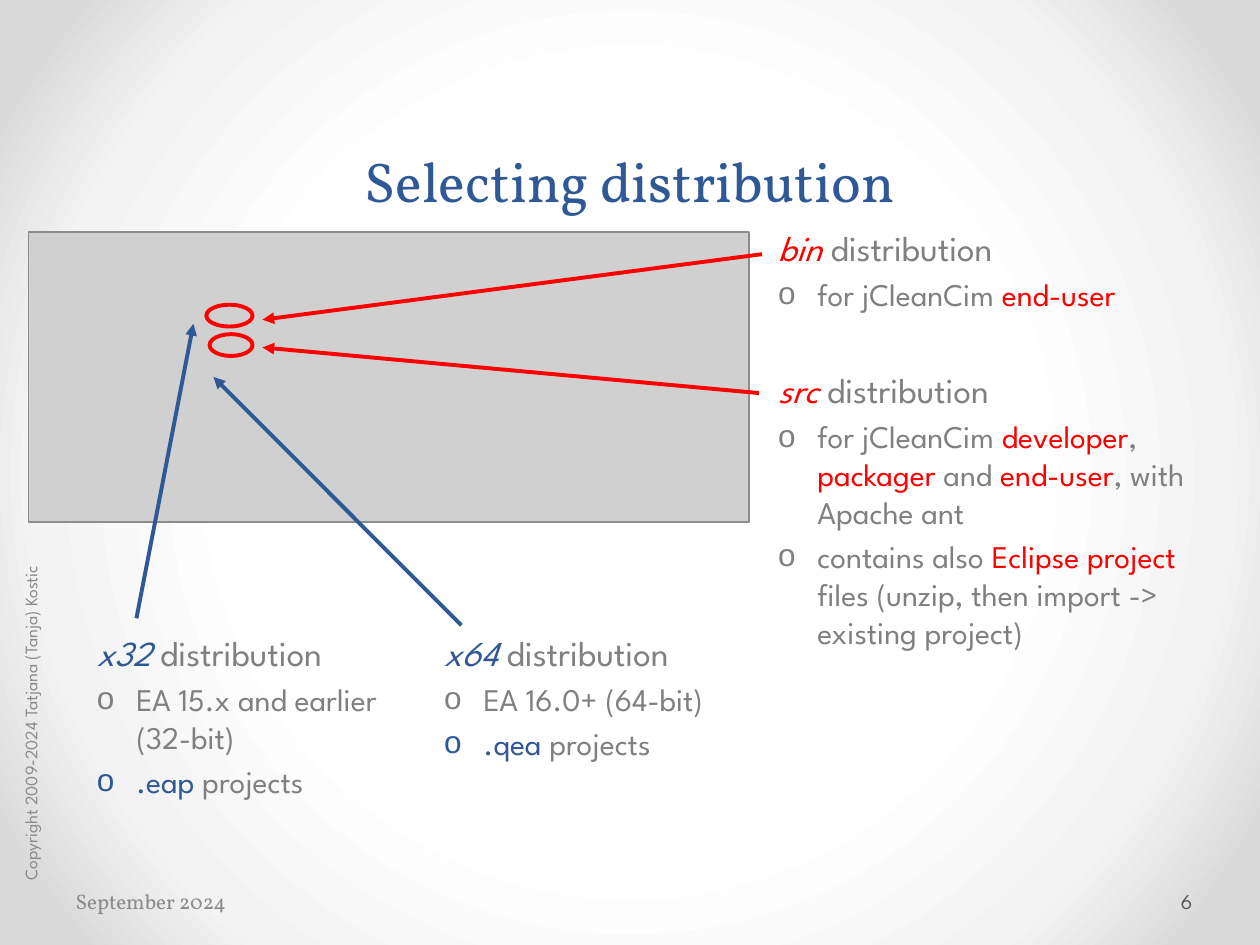
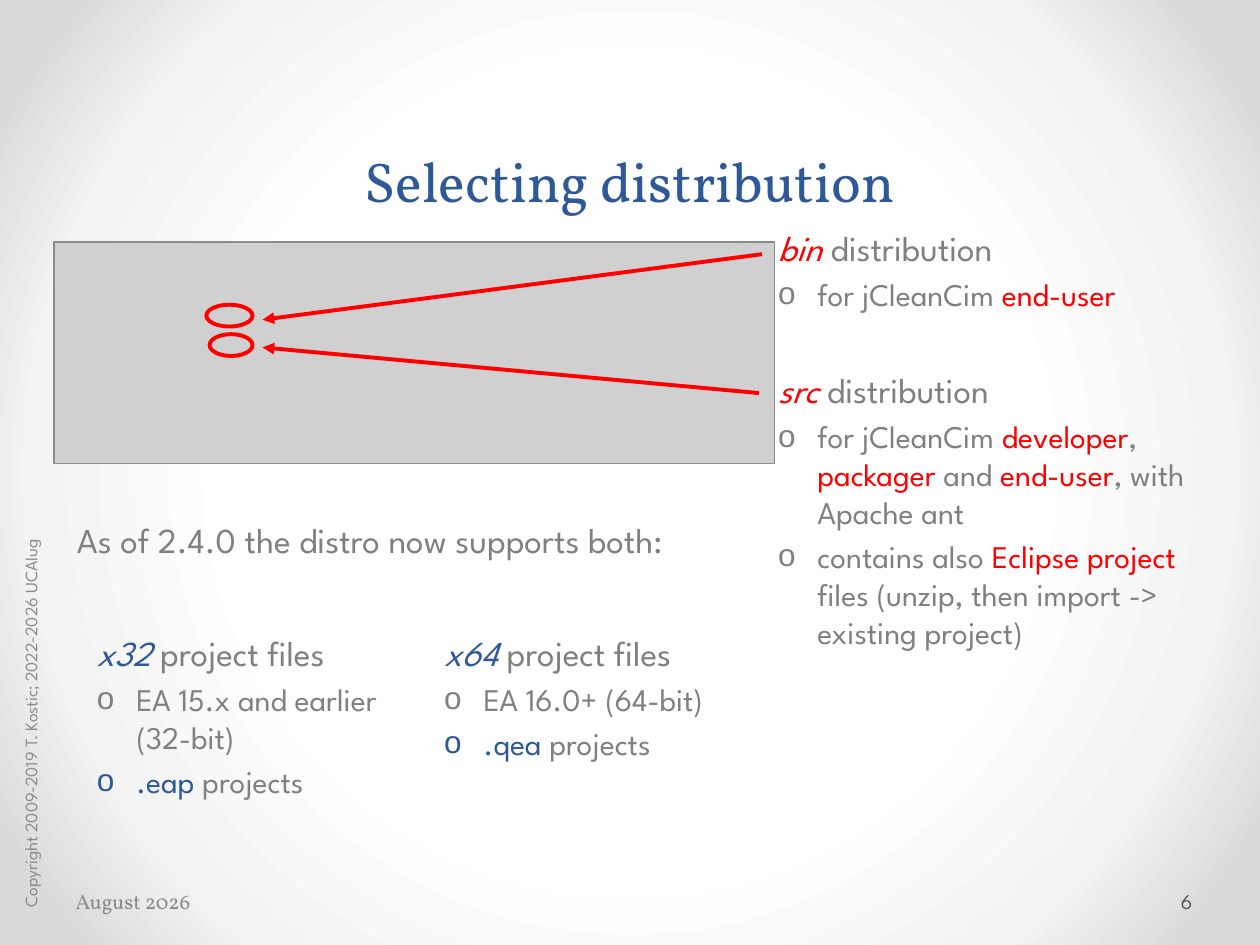
Before and after one commit to cimug-org/jCleanCim, a slide deck: slide 6 of doc/jCleanCimIntro.pptx. Drawn at 1260x945 pixels with LibreOffice and Linux fonts; fonts in the diff are those of the drawing; grey boxes stand for pictures. Boxes give left, top, right and bottom in pixels: in the first picture for what was removed or moved away, otherwise in the second. Text is boxed around its words. In the diff, an @@ line names an element or a change of style, - is before the commit and + after.

```diff
--- a/doc/jCleanCimIntro.pptx
+++ b/doc/jCleanCimIntro.pptx
@@ picture resized from (x1=29, y1=232, x2=750, y2=522) to (x1=54, y1=242, x2=775, y2=464) @@
@@ arrow removed from (136, 619) to (194, 324) @@
@@ arrow removed from (461, 625) to (213, 377) @@
@@ text added at (x1=77, y1=528, x2=662, y2=560), 20 pt, text #808080 @@
+As of 2.4.0 the distro now supports both:
@@ text at (x1=17, y1=544, x2=43, y2=906): text changed @@
-Copyright 2009-2024 Tatjana (Tanja) Kostic
+Copyright 2009-2019 T. Kostic; 2022-2026 UCAIug
@@ text at (x1=97, y1=641, x2=324, y2=674): text changed @@
-x32 distribution
+x32 project files
@@ text at (x1=444, y1=641, x2=671, y2=674): text changed @@
-x64 distribution
+x64 project files
@@ text at (x1=76, y1=895, x2=191, y2=914): text changed @@
-September 2024
+August 2026
```
Also in this commit, not shown: 75 other slides changed, 1 slide removed, 53 other files.
